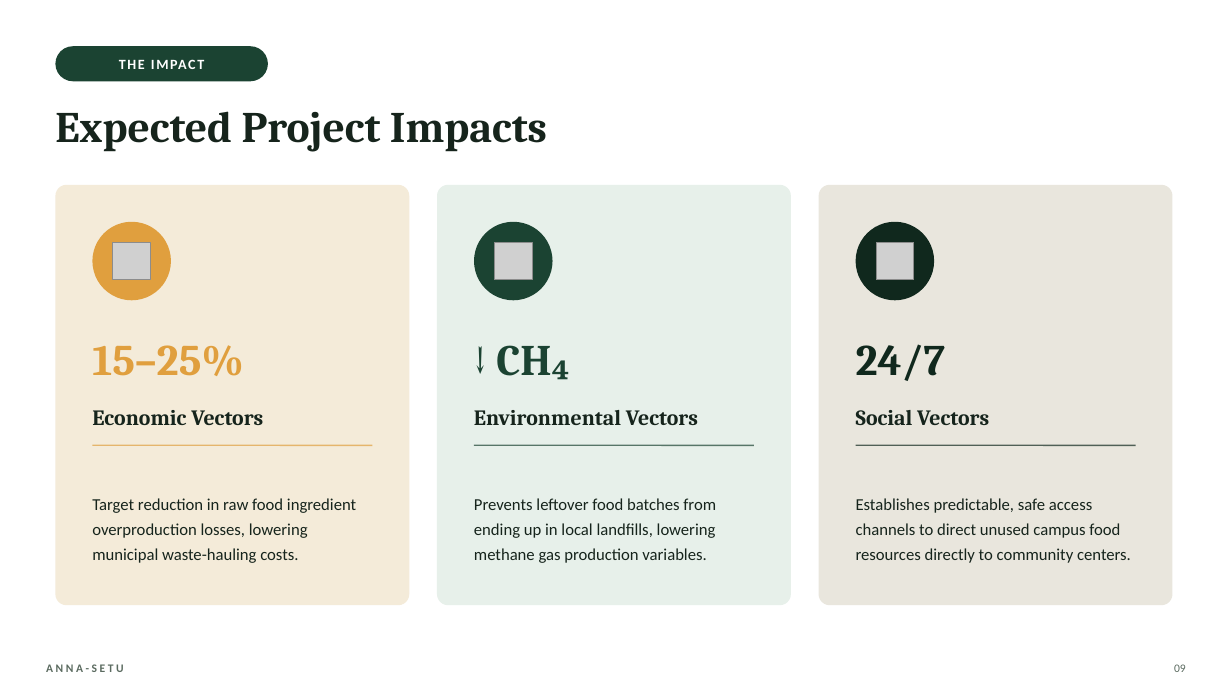
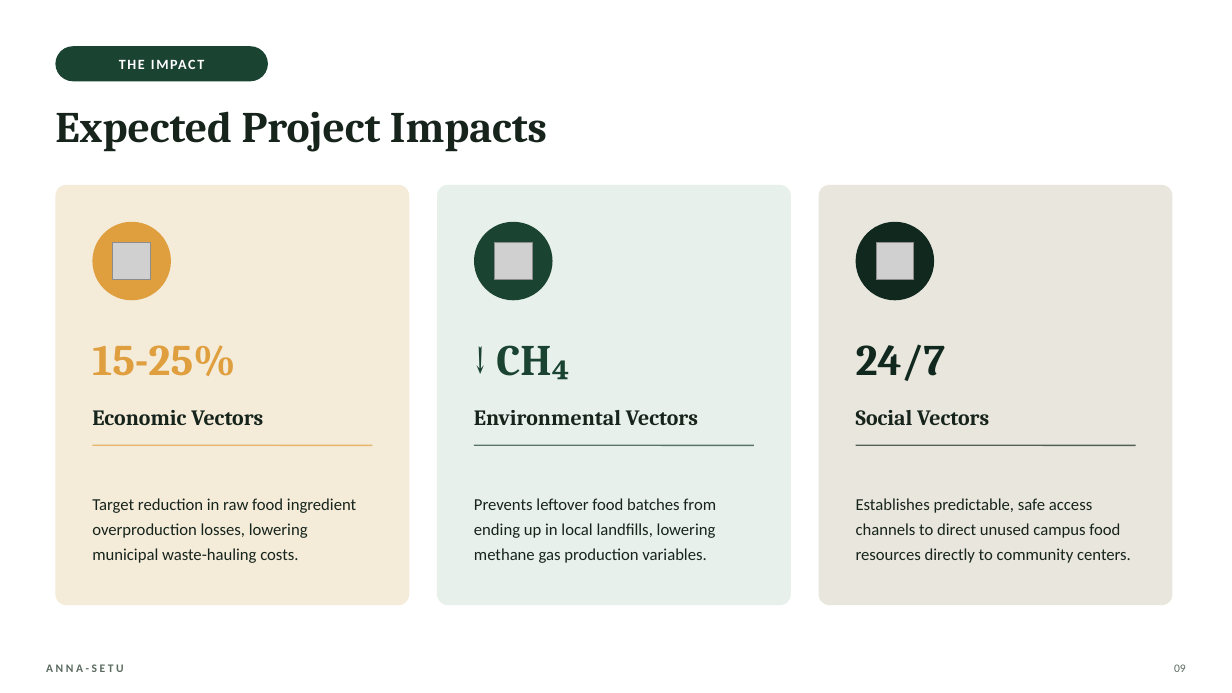
Before and after one commit to pgovila/Anna-Setu-Project, a slide deck: slide 9 of Anna-Setu_Presentation.pptx. Drawn at 1232x693 pixels with LibreOffice and Linux fonts; fonts in the diff are those of the drawing; grey boxes stand for pictures. Boxes give left, top, right and bottom in pixels: in the first picture for what was removed or moved away, otherwise in the second. Text is boxed around its words. In the diff, an @@ line names an element or a change of style, - is before the commit and + after.

```diff
--- a/Anna-Setu_Presentation.pptx
+++ b/Anna-Setu_Presentation.pptx
@@ text at box(92, 345, 235, 376): text changed @@
-15–25%
+15-25%
```
Also in this commit, not shown: 4 other slides changed, 30 other files.
